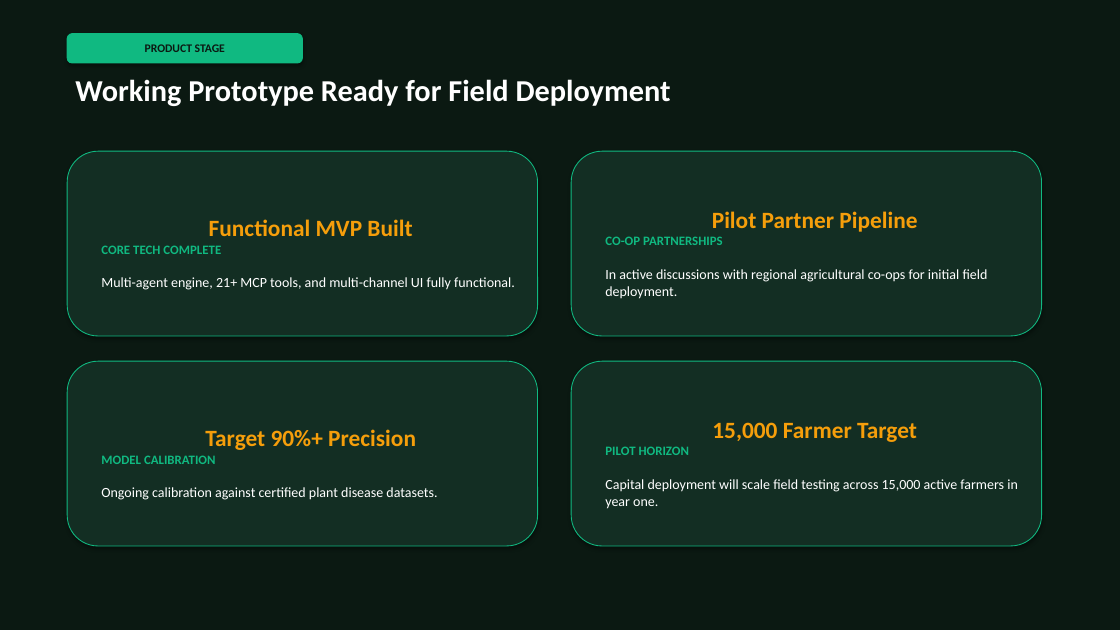
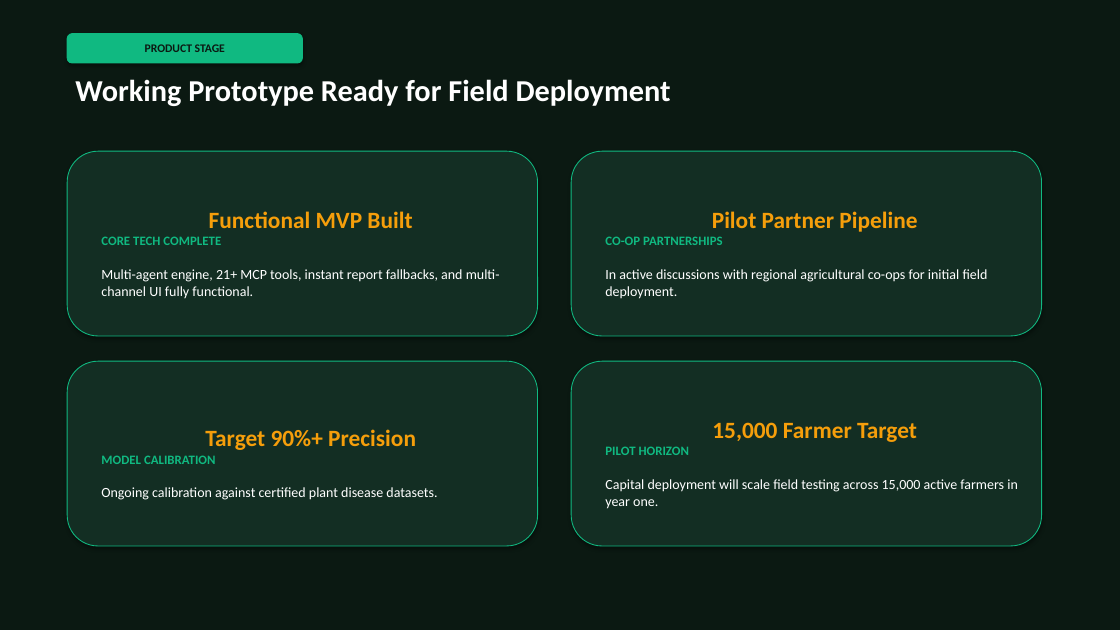
Before and after one commit to psalmprax/ag_extension_decision_support, a slide deck: slide 4 of Ag_Extension_Investor_Deck.pptx. Drawn at 1120x630 pixels with LibreOffice and Linux fonts; fonts in the diff are those of the drawing. Boxes give left, top, right and bottom in pixels: in the first picture for what was removed or moved away, otherwise in the second. Text is boxed around its words. In the diff, an @@ line names an element or a change of style, - is before the commit and + after.

```diff
--- a/Ag_Extension_Investor_Deck.pptx
+++ b/Ag_Extension_Investor_Deck.pptx
@@ text in rounded rectangle at box(101, 269, 500, 299): text changed @@
-Multi-agent engine, 21+ MCP tools, and multi-channel UI fully functional.
+Multi-agent engine, 21+ MCP tools, instant report fallbacks, and multi-channel UI fully functional.
```
Also in this commit, not shown: 2 other slides changed, 4 other files.
